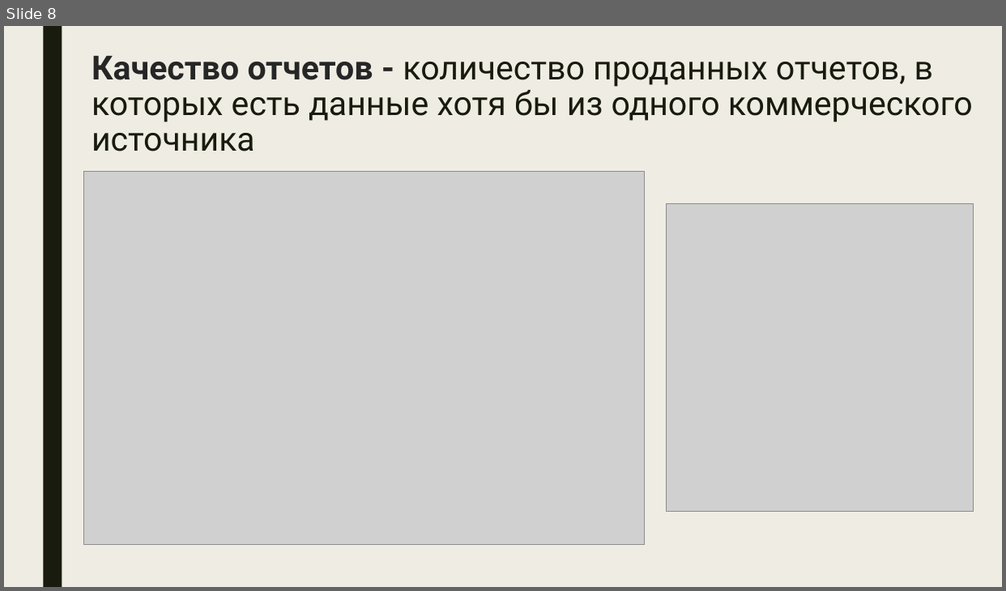
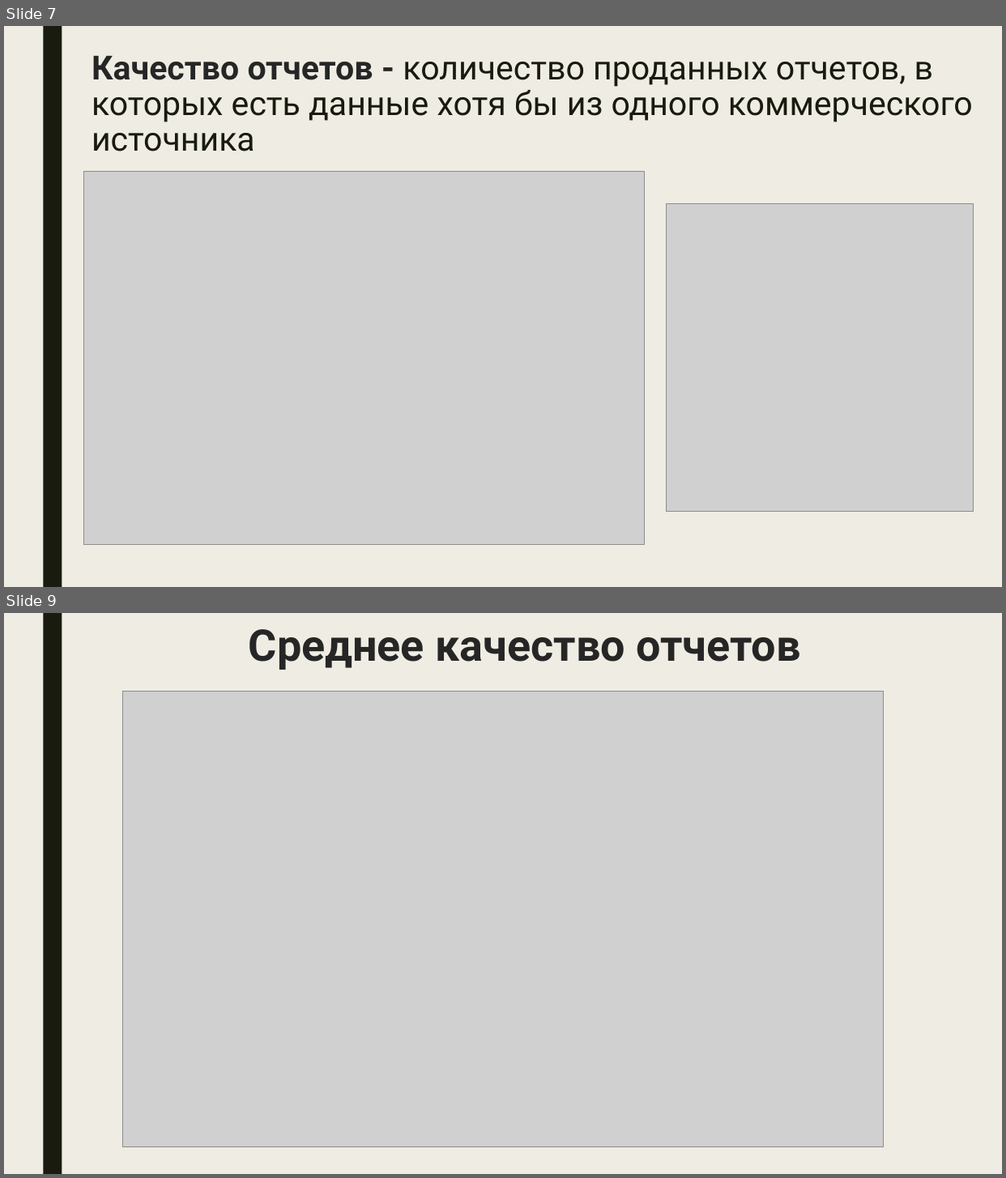
Before and after one commit to IAmSerepok/DataFromVariousSources, a slide deck: speech/presentation.pptx. Shown one above the other, each under a label of ours: slide 8 before the commit, slides 7 and 9 after it; the slides between them are not shown. The pictures are 1006x591 and 1006x1178 pixels, drawn with LibreOffice and Linux fonts; fonts in the diff are those of the drawing; grey boxes stand for pictures. Boxes give left, top, right and bottom in pixels: in the first picture for what was removed or moved away, otherwise in the second. Text is boxed around its words. In the diff, an @@ line names an element or a change of style, - is before the commit and + after.

```diff
--- a/speech/presentation.pptx
+++ b/speech/presentation.pptx
@@ slide 9 added at (x1=4, y1=613, x2=1002, y2=1174), background #EFEDE3; not listed: 1 template element that a slide beside it also shows @@
@@ text added at (x1=249, y1=629, x2=800, y2=670), 42 pt, text #262626, bold @@
+Среднее качество отчетов
@@ picture added at (x1=122, y1=691, x2=884, y2=1148) @@
@@ what was slide 8 is now slide 7 @@
```
Also in this commit, not shown: 2 other slides added, 1 slide removed, 1 other file.
